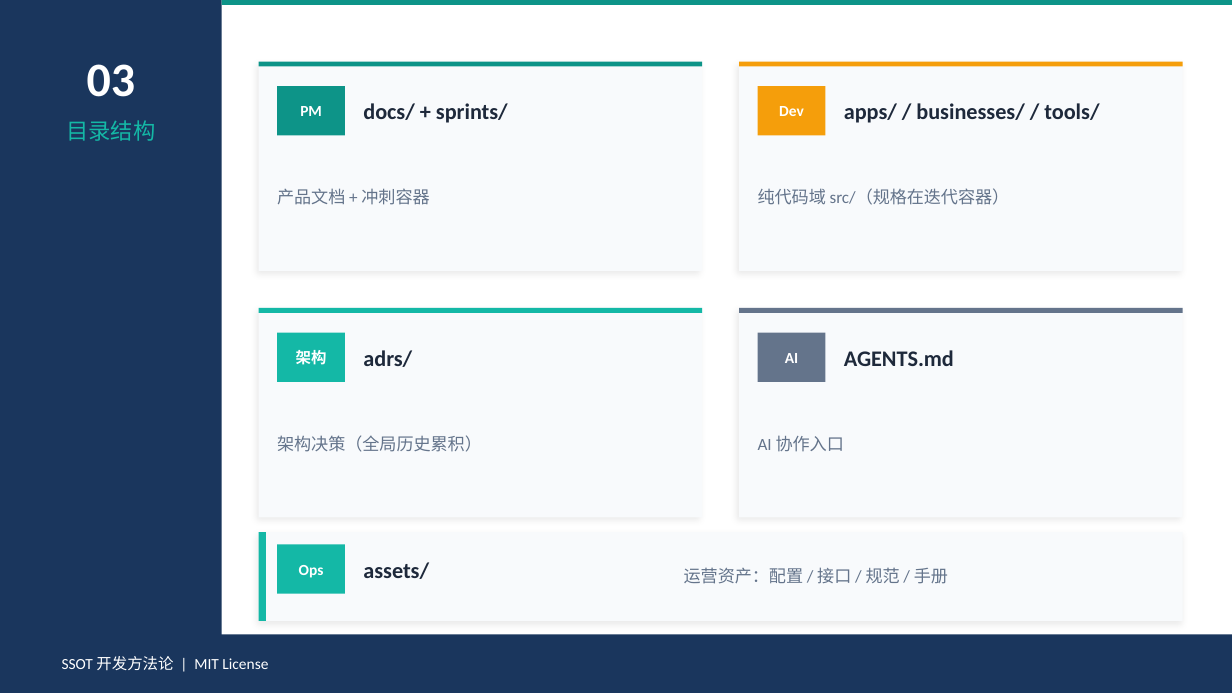
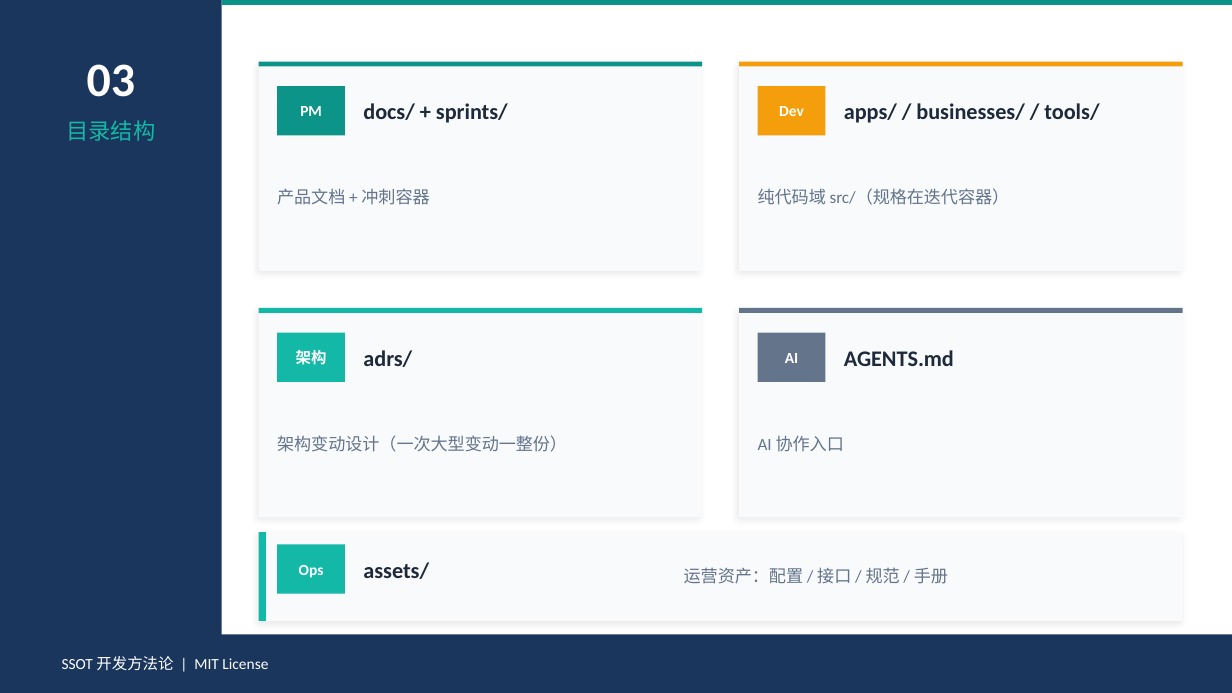
Before and after one commit to Toketec/SpecRocket, a slide deck: slide 4 of SSOT-开发方法论-培训.pptx. Drawn at 1232x693 pixels with LibreOffice and Linux fonts; fonts in the diff are those of the drawing. Boxes give left, top, right and bottom in pixels: in the first picture for what was removed or moved away, otherwise in the second. Text is boxed around its words. In the diff, an @@ line names an element or a change of style, - is before the commit and + after.

Commit message:
feat: v3.0.1 ADR 收敛 — 一次大型变动=一个adr文件夹(3份文档) / 五步流程措辞统一(PM独作含sprint docs) / migrate支持旧ADR单文件→文件夹 / PPT同步 / brainstorm命名改阶段①-⑤

```diff
--- a/SSOT-开发方法论-培训.pptx
+++ b/SSOT-开发方法论-培训.pptx
@@ text at [277,435,567,452]: text changed @@
-架构决策（全局历史累积）
+架构变动设计（一次大型变动一整份）
```
Also in this commit, not shown: 3 other slides changed, 15 other files.
